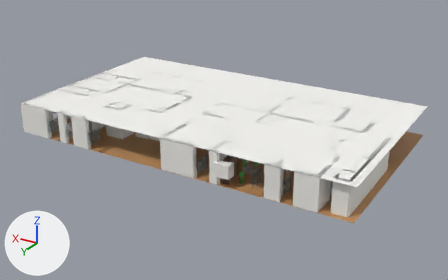
A saved change to the glTF model output/model.glb.
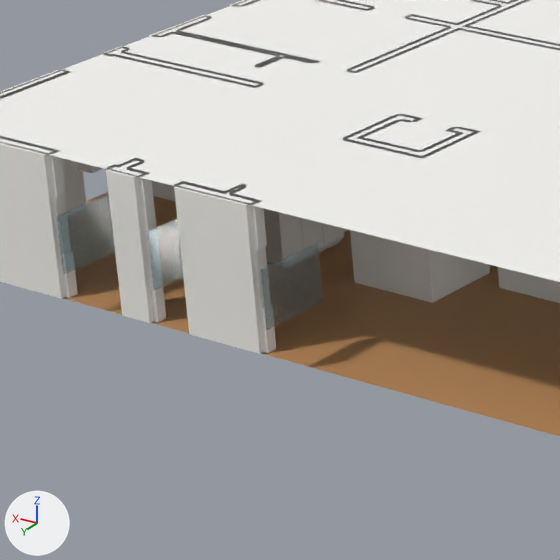
The first picture shows the older version from a 50 mm lens placed at (-29.8, 49.4, 24.0), pointed at (-0.6, 0.7, -0.4). The close-ups show the older and then the newer version on the part from 8% to 33% of the width and 28% to 68% of the height of that picture. Only the edits that show in the close-ups are written down. The axes (+X, +Y, +Z) are drawn at lower left. The lights are the same throughout. Where no turn or scale is listed for an object, it has been applied to the vertices.

Names of what the first close-up shows: 'Ceiling', 'Floor', 'Glazing_cad_window_26', 'Glazing_cad_window_35', 'Glazing_cad_window_36', 'Walls', 'wardrobe_room_0__proc_wardrobe_0'.
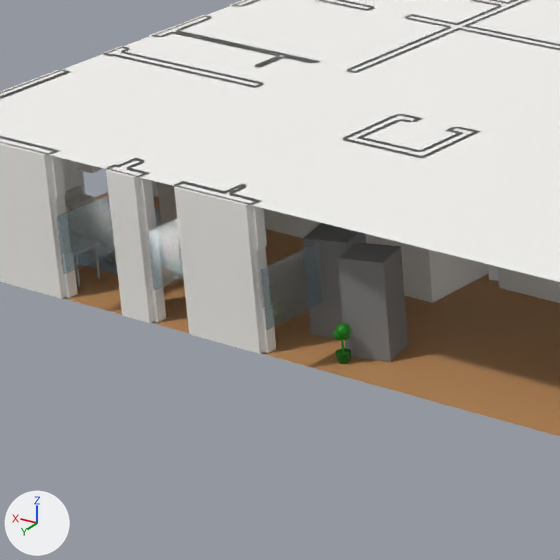
Where the change shows, as pixel boxes (x1, y1, x2, y2) in the close-ups (560 x 560 px):
'shower_room_6__plan_shower_2', added: after (338, 242, 408, 362)
'wardrobe_room_0__proc_wardrobe_0', moved: before (263, 208, 344, 265); after (157, 182, 177, 225)
'shower_room_6__plan_shower_3', added: after (303, 223, 366, 338)
'plant_room_6__plan_plant_3', added: after (333, 323, 351, 364)
'bed_room_1__proc_bed_0', moved (not visible before): after (65, 186, 96, 212)
'rug_room_1__proc_rug_0', moved (not visible before): after (85, 252, 118, 274)
'sink_room_0__plan_sink_2', added (mostly hidden): after (488, 264, 499, 281)
'study_table_room_0__proc_study_table_0', moved (not visible before): after (75, 260, 100, 287)
'office_chair_room_0__proc_office_chair_0', moved (not visible before): after (105, 252, 117, 267)

The change, as a list of edits to the scene's bpy script:
```text
Add me_sink_room_0__plan_sink_2mesh:
    me_sink_room_0__plan_sink_2mesh.from_pydata([(-0.179, -0.218, 0.0), (-0.179, -0.218, 0.7), (-0.271, 0.08, 0.0), (-0.271, 0.08, 0.7), (0.271, -0.08, 0.0), (0.271, -0.08, 0.7), (0.179, 0.218, 0.0), (0.179, 0.218, 0.7)], [], [(0, 1, 3), (0, 3, 2), (2, 3, 7), (2, 7, 6), (6, 7, 5), (6, 5, 4), (4, 5, 1), (4, 1, 0), (2, 6, 4), (2, 4, 0), (7, 3, 1), (7, 1, 5)])
    me_sink_room_0__plan_sink_2mesh.materials.append(mat_m_ceramic_ffffff)  # white #ffffff
Add me_shower_room_6__plan_shower_3mesh:
    me_shower_room_6__plan_shower_3mesh.from_pydata([(0.55, -0.26, 0.0), (0.55, -0.26, 2.0), (-0.31, -0.53, 0.0), (-0.31, -0.53, 2.0), (0.31, 0.53, 0.0), (0.31, 0.53, 2.0), (-0.55, 0.26, 0.0), (-0.55, 0.26, 2.0)], [], [(0, 1, 3), (0, 3, 2), (2, 3, 7), (2, 7, 6), (6, 7, 5), (6, 5, 4), (4, 5, 1), (4, 1, 0), (2, 6, 4), (2, 4, 0), (7, 3, 1), (7, 1, 5)])
    me_shower_room_6__plan_shower_3mesh.materials.append(mat_m_unknown_808080)  # grey #808080
Change ob_wardrobe_room_0__proc_wardrobe_0:
    ob_wardrobe_room_0__proc_wardrobe_0.location: (11.53, 5.73, 0.0) -> (12.88, 7.02, 0.0)
Change ob_study_table_room_0__proc_study_table_0:
    ob_study_table_room_0__proc_study_table_0.location: (4.68, 2.61, 0.0) -> (14.75, 9.11, 0.0)
Change ob_office_chair_room_0__proc_office_chair_0:
    ob_office_chair_room_0__proc_office_chair_0.location: (8.98, 3.6, 0.0) -> (14.36, 8.1, 0.0)
Change ob_bed_room_1__proc_bed_0:
    ob_bed_room_1__proc_bed_0.location: (13.61, 1.39, 0.0) -> (15.93, 7.28, 0.0)
Change ob_rug_room_1__proc_rug_0:
    ob_rug_room_1__proc_rug_0.location: (15.09, 1.33, 0.0) -> (14.76, 7.67, 0.0)
Change ob_plant_room_1__proc_plant_0:
    ob_plant_room_1__proc_plant_0.location: (15.09, 1.33, 0.0) -> (13.55, 7.67, 0.0)
Add ob_plant_room_6__plan_plant_3:
    ob_plant_room_6__plan_plant_3 = bpy.data.objects.new('plant_room_6__plan_plant_3', me_plant_room_6__plan_plant_3mesh)  # an icosphere of 80 faces spanning x -0.022..0.142, y -0.06..0.097, z 0.438..0.602, material slot 0; an icosphere of 80 faces spanning x -0.112..0.114, y -0.046..0.171, z 0.476..0.703, material slot 0; an icosphere of 80 faces spanning x -0.203..0.085, y -0.118..0.158, z 0.514..0.803, material slot 0; an icosphere of 80 faces spanning x -0.119..0.044, y -0.128..0.028, z 0.438..0.602, material slot 0; an icosphere of 80 faces spanning x -0.077..0.149, y -0.159..0.057, z 0.476..0.703, material slot 0; a 14-sided cut cone along z (radius 0.11 at the low end, 0.152 at the high end) spanning x -0.152..0.152, y -0.15..0.15, z 0.0..0.203, material slot 1; a 6-sided cylinder along z spanning x -0.021..0.021, y -0.021..0.021, z 0.203..0.607, material slot 2; in mat_m_plastic_008000 (green #008000), mat_m_plastic_005e00 (dark green #005e00), mat_m_plastic_149414 (green #149414)
    ob_plant_room_6__plan_plant_3.location = (7.23, 9.45, 0.0)
Add ob_sink_room_0__plan_sink_2:
    ob_sink_room_0__plan_sink_2 = bpy.data.objects.new('sink_room_0__plan_sink_2', me_sink_room_0__plan_sink_2mesh)
    ob_sink_room_0__plan_sink_2.location = (7.22, 4.71, 0.0)
Add ob_shower_room_6__plan_shower_3:
    ob_shower_room_6__plan_shower_3 = bpy.data.objects.new('shower_room_6__plan_shower_3', me_shower_room_6__plan_shower_3mesh)
    ob_shower_room_6__plan_shower_3.location = (8.26, 8.32, 0.0)
Add ob_shower_room_6__plan_shower_2:
    ob_shower_room_6__plan_shower_2 = bpy.data.objects.new('shower_room_6__plan_shower_2', me_shower_room_6__plan_shower_3mesh.copy())
    ob_shower_room_6__plan_shower_2.location = (7.04, 8.73, 0.0)
```
